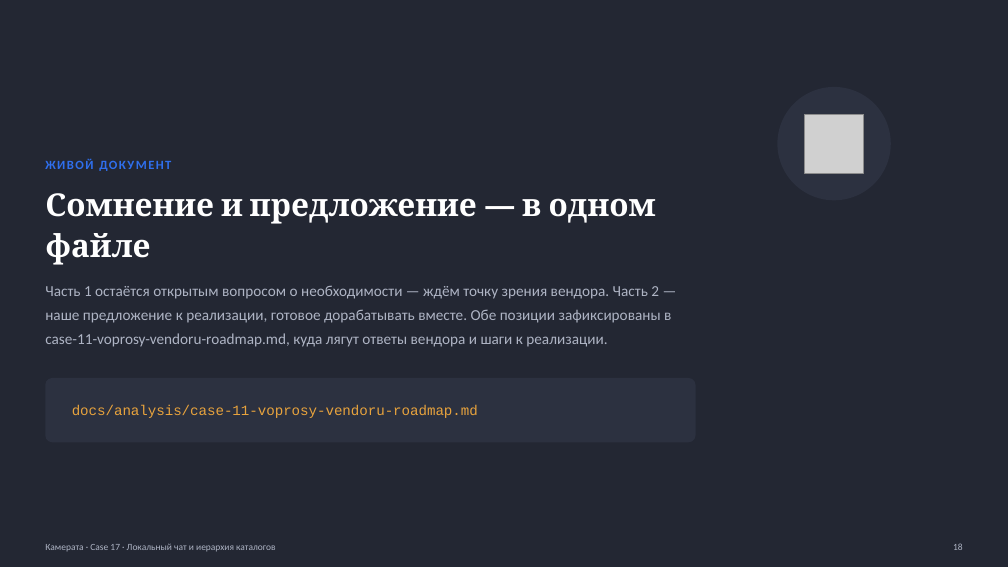
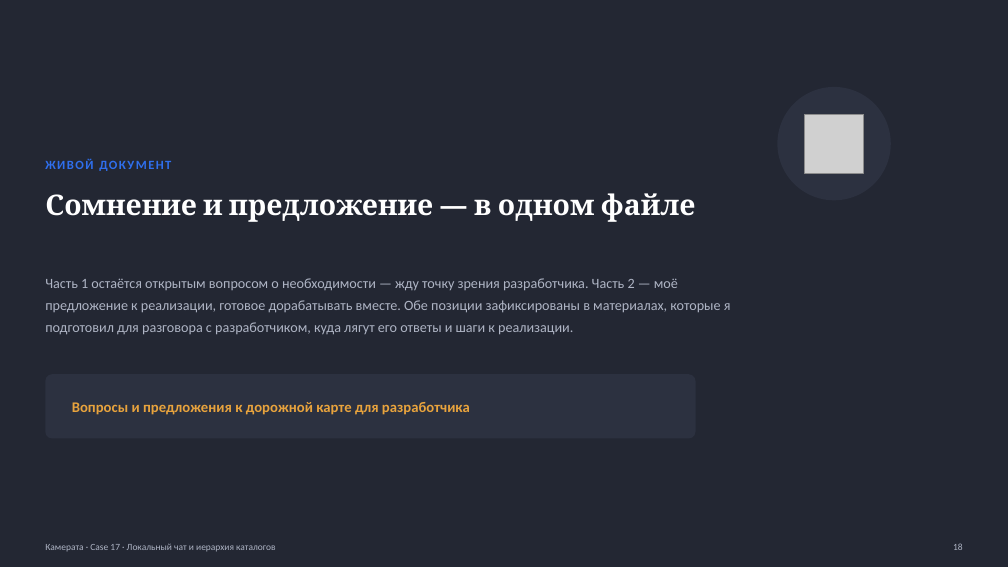
Before and after one commit to vladilslavandrosov-prog/job-RAG, a slide deck: slide 18 of docs/presentations/case-17-lokalny-chat-i-ierarhiya-katalogov.pptx. Drawn at 1008x567 pixels with LibreOffice and Linux fonts; fonts in the diff are those of the drawing; grey boxes stand for pictures. Boxes give left, top, right and bottom in pixels: in the first picture for what was removed or moved away, otherwise in the second. Text is boxed around its words. In the diff, an @@ line names an element or a change of style, - is before the commit and + after.

```diff
--- a/docs/presentations/case-17-lokalny-chat-i-ierarhiya-katalogov.pptx
+++ b/docs/presentations/case-17-lokalny-chat-i-ierarhiya-katalogov.pptx
@@ text "Сомнение и предложение — в ..." at bbox=[45, 193, 696, 222]: size 30 to 27 pt; line spacing 1.08 to 1.1 @@
@@ text at bbox=[45, 278, 731, 335]: text changed; size 14.5 to 13.5 pt @@
-Часть 1 остаётся открытым вопросом о необходимости — ждём точку зрения вендора. Часть 2 — наше предложение к реализации, готовое дорабатывать вместе. Обе позиции зафиксированы в case-11-voprosy-vendoru-roadmap.md, куда лягут ответы вендора и шаги к реализации.
+Часть 1 остаётся открытым вопросом о необходимости — жду точку зрения разработчика. Часть 2 — моё предложение к реализации, готовое дорабатывать вместе. Обе позиции зафиксированы в материалах, которые я подготовил для разговора с разработчиком, куда лягут его ответы и шаги к реализации.
@@ rounded rectangle: place and size @@
-rounded rectangle at bbox=[45, 378, 696, 442]
+rounded rectangle at bbox=[45, 374, 696, 439]
@@ text at bbox=[72, 402, 470, 415]: text changed; size 13.5 to 14 pt; font Courier New to Calibri; bold on @@
-docs/analysis/case-11-voprosy-vendoru-roadmap.md
+Вопросы и предложения к дорожной карте для разработчика
```
Also in this commit, not shown: 11 other slides changed.
